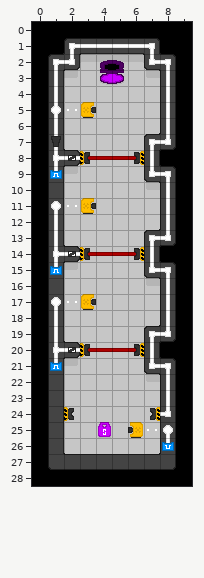
Two states of a Tiled map, Tiled/maps_alpha/level5.tmx. Above: the version before the commit.
Cells are 16x16 px. Shown: x 0..9, y 0..28. Tiles whose own drawing changed are shown in their newer look in all pictures.
The same view after the edit:
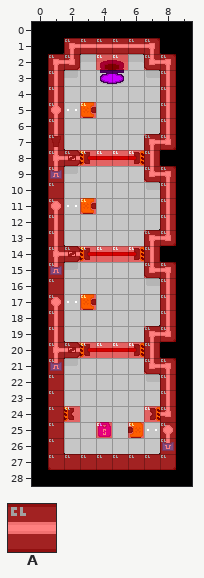
Key: from "porthole-tileset": A 12.
_ is an empty cell.
Tiles of an added or newly shown layer are drawn over the layers below it.
See-through tiles are keyed as they look on the map.
From old to new:
Layer "collision" (added):
y 1: x 2..7 ______ -> AAAAAA
y 2: x 1..2 __ -> AA; x 4..5 __ -> AA; x 7..8 __ -> AA
y 3..4: x 1 _ -> A; x 8 _ -> A
y 5: x 1 _ -> A; x 3 _ -> A; x 8 _ -> A
y 6: x 1 _ -> A; x 8 _ -> A
y 7: x 1 _ -> A; x 7..8 __ -> AA
y 8: x 1..7 _______ -> AAAAAAA
y 9: x 1 _ -> A; x 7..8 __ -> AA
y 10: x 1 _ -> A; x 8 _ -> A
y 11: x 1 _ -> A; x 3 _ -> A; x 8 _ -> A
y 12: x 1 _ -> A; x 8 _ -> A
y 13: x 1 _ -> A; x 7..8 __ -> AA
y 14: x 1..7 _______ -> AAAAAAA
y 15: x 1 _ -> A; x 7..8 __ -> AA
y 16: x 1 _ -> A; x 8 _ -> A
y 17: x 1 _ -> A; x 3 _ -> A; x 8 _ -> A
y 18: x 1 _ -> A; x 8 _ -> A
y 19: x 1 _ -> A; x 7..8 __ -> AA
y 20: x 1..7 _______ -> AAAAAAA
y 21: x 1 _ -> A; x 7..8 __ -> AA
y 22..23: x 1 _ -> A; x 8 _ -> A
y 24: x 1..2 __ -> AA; x 7..8 __ -> AA
y 25: x 1 _ -> A; x 4 _ -> A; x 6 _ -> A; x 8 _ -> A
y 26: x 1 _ -> A; x 8 _ -> A
y 27: x 1..8 ________ -> AAAAAAAA
